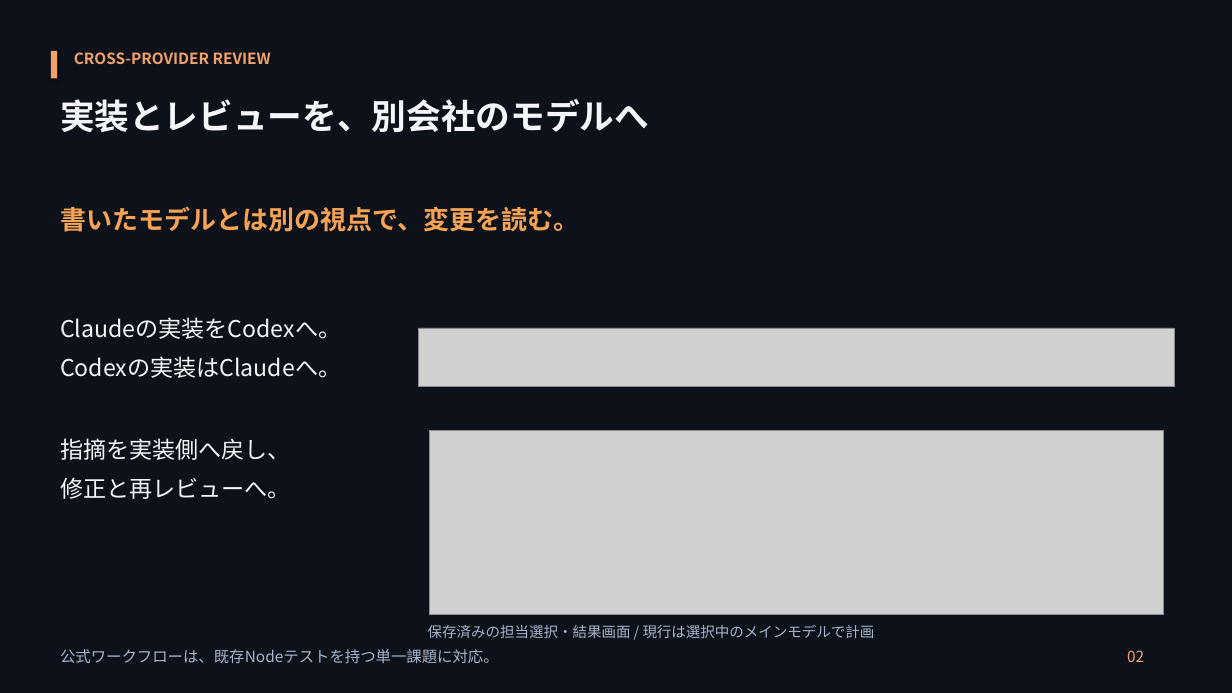
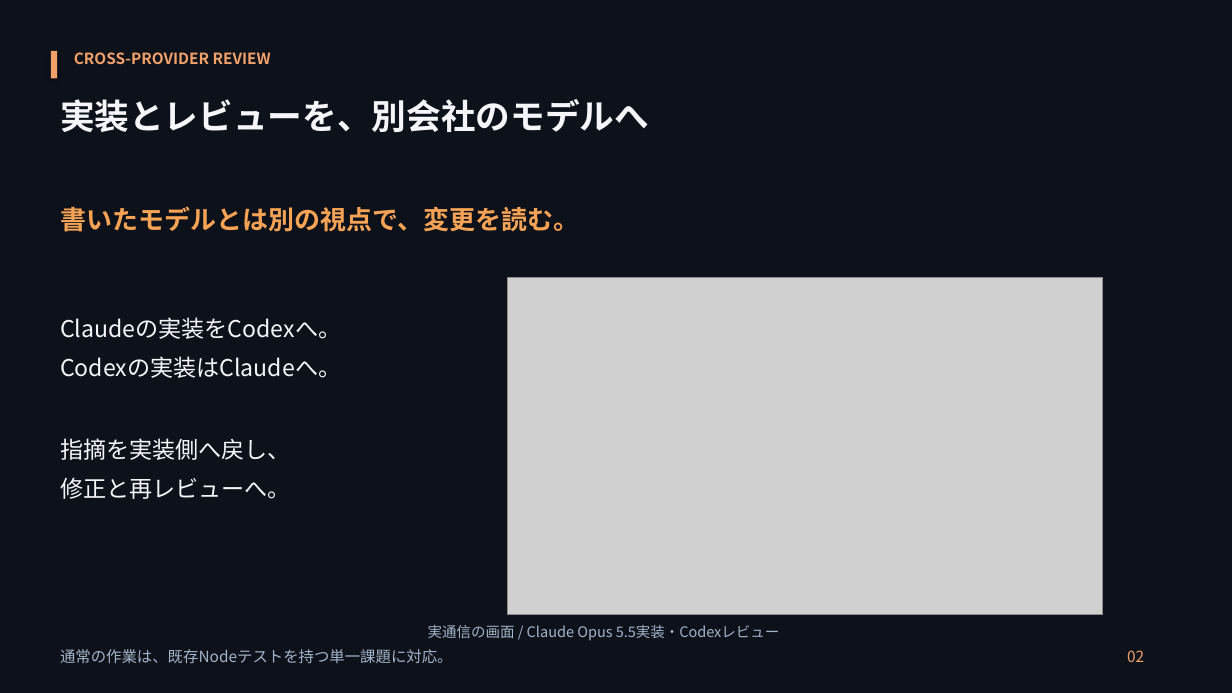
Before and after one commit to hiroto-k0306/Xharness, a slide deck: slide 2 of docs/presentations/20261008/XHarness-introduction-final.pptx. Drawn at 1232x693 pixels with LibreOffice and Linux fonts; fonts in the diff are those of the drawing; grey boxes stand for pictures. Boxes give left, top, right and bottom in pixels: in the first picture for what was removed or moved away, otherwise in the second. Text is boxed around its words. In the diff, an @@ line names an element or a change of style, - is before the commit and + after.

```diff
--- a/docs/presentations/20261008/XHarness-introduction-final.pptx
+++ b/docs/presentations/20261008/XHarness-introduction-final.pptx
@@ picture added at bbox=[507, 277, 1104, 615] @@
@@ picture removed at bbox=[419, 328, 1175, 386] @@
@@ picture removed at bbox=[430, 431, 1163, 615] @@
@@ text at bbox=[428, 625, 780, 640]: text changed @@
-保存済みの担当選択・結果画面 / 現行は選択中のメインモデルで計画
+実通信の画面 / Claude Opus 5.5実装・Codexレビュー
@@ text at bbox=[60, 649, 453, 663]: text changed @@
-公式ワークフローは、既存Nodeテストを持つ単一課題に対応。
+通常の作業は、既存Nodeテストを持つ単一課題に対応。
```
Also in this commit, not shown: 6 other slides changed, 3 other files.
